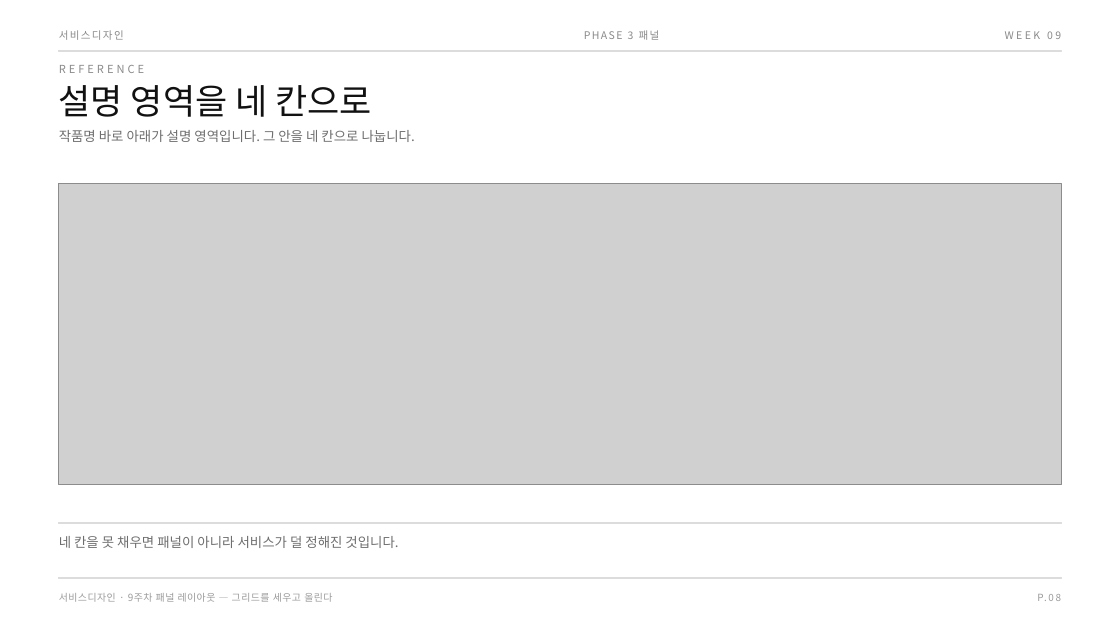
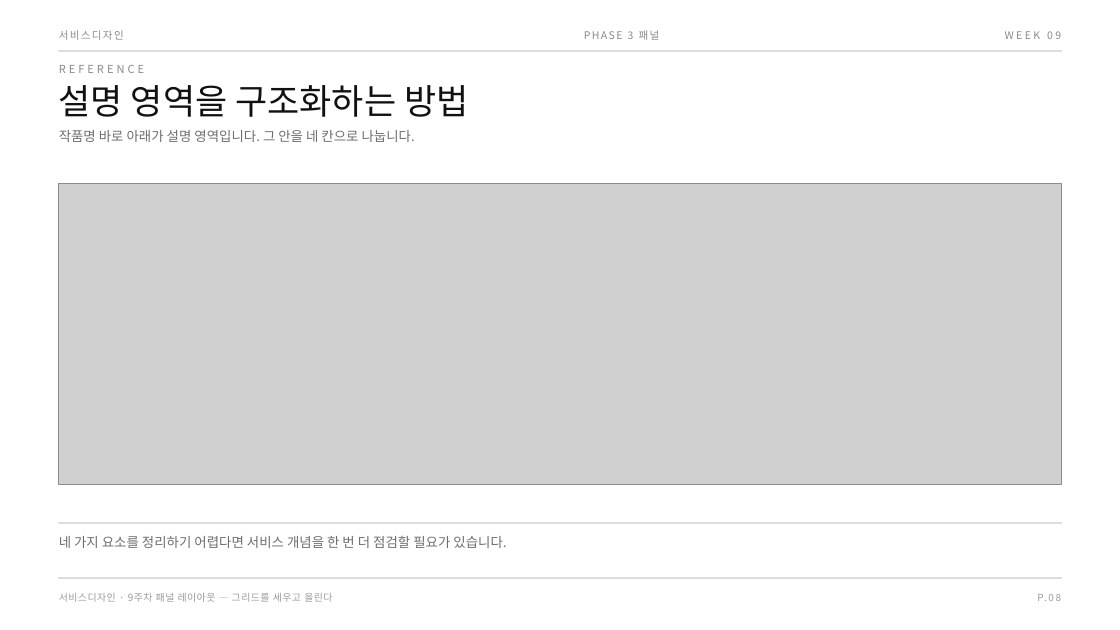
Before and after one commit to design-eng/MIN.D, a slide deck: slide 14 of dist/weeks-2학기/서비스디자인_2학기_09주차_패널레이아웃.pptx. Drawn at 1120x630 pixels with LibreOffice and Linux fonts; fonts in the diff are those of the drawing; grey boxes stand for pictures. Boxes give left, top, right and bottom in pixels: in the first picture for what was removed or moved away, otherwise in the second. Text is boxed around its words. In the diff, an @@ line names an element or a change of style, - is before the commit and + after.

```diff
--- a/dist/weeks-2학기/서비스디자인_2학기_09주차_패널레이아웃.pptx
+++ b/dist/weeks-2학기/서비스디자인_2학기_09주차_패널레이아웃.pptx
@@ text at (x1=59, y1=85, x2=468, y2=117): text changed @@
-설명 영역을 네 칸으로
+설명 영역을 구조화하는 방법
@@ text at (x1=59, y1=536, x2=506, y2=548): text changed @@
-네 칸을 못 채우면 패널이 아니라 서비스가 덜 정해진 것입니다.
+네 가지 요소를 정리하기 어렵다면 서비스 개념을 한 번 더 점검할 필요가 있습니다.
```
Also in this commit, not shown: 20 other slides changed, 5 other files.
